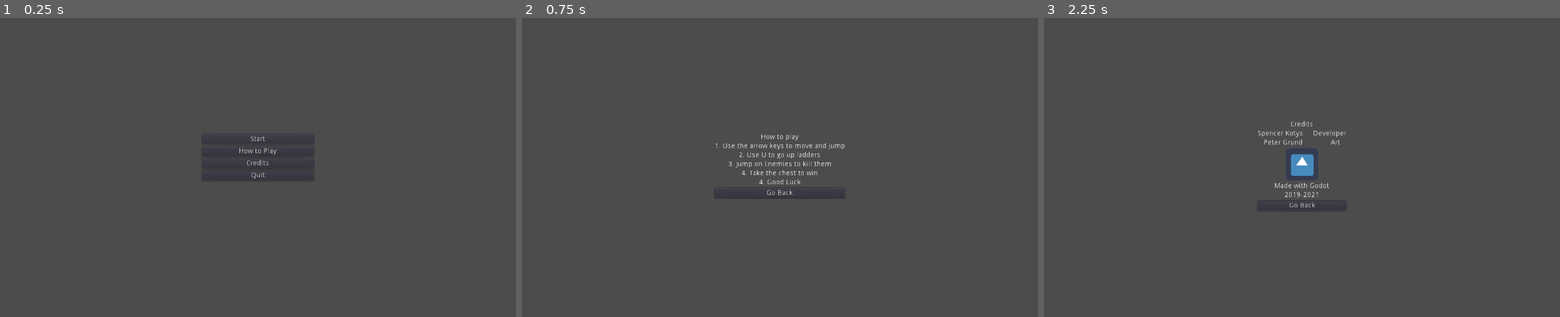
Above: before the commit, frames 1-3 (left to right).
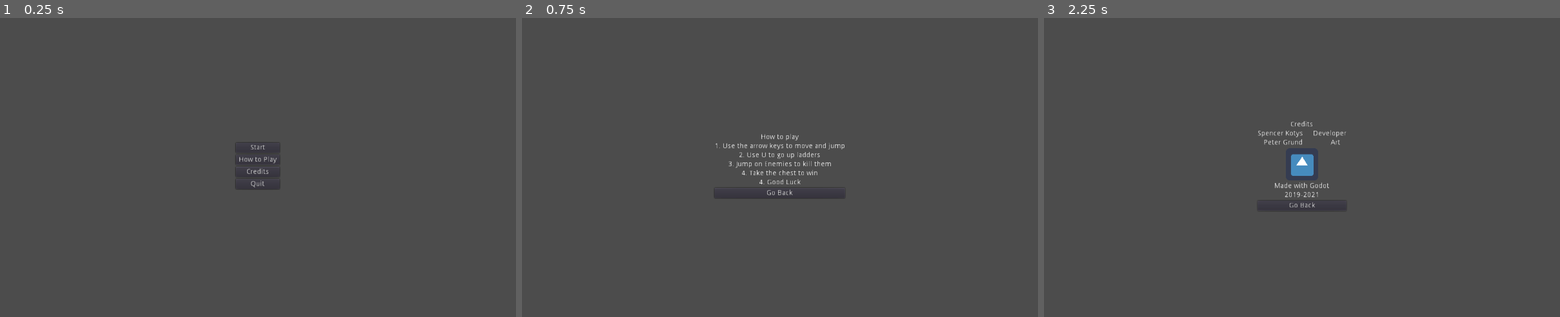
Above: after the commit, the same moments.

Repository: Spencer-Kotys/Wilson
Game: Godot game, scene res://StartMenu.tscn
Same seed, same stepped clock (60 frames per second), same inputs: the game is played once before the commit and once after it. The engine's default icon, where the game draws it, is replaced by a stand-in: a white triangle on a blue panel in a dark square.
Inputs:
- Up to frame 1 (0.25 s): no input
- Up to frame 2 (0.75 s): click "How to Play" at 0.5 s
- Up to frame 3 (2.25 s): click "Go Back" at 1.25 s; click "Credits" at 2 s

The runs differ from the first frame. In frame 1, 0.4% of the frame differs, in the area x 39-61%, y 39-58%; in frame 2, nothing differs; in frame 3, nothing differs.

Commit message:
Centering start

Diff:
--- a/Godot/StartMenu.tscn
+++ b/Godot/StartMenu.tscn
@@ -3,46 +3,47 @@
 [ext_resource path="res://StartMenu.gd" type="Script" id=1]
 
 [node name="StartMenu" type="MarginContainer"]
-anchor_left = 0.5
-anchor_top = 0.5
-anchor_right = 0.5
-anchor_bottom = 0.5
-margin_left = -111.0
-margin_top = -63.0
-margin_right = 111.0
-margin_bottom = 63.0
+anchor_right = 1.0
+anchor_bottom = 1.0
 script = ExtResource( 1 )
 __meta__ = {
 "_edit_use_anchors_": false
 }
 
-[node name="VBoxContainer" type="VBoxContainer" parent="."]
-margin_right = 222.0
-margin_bottom = 126.0
+[node name="CenterContainer" type="CenterContainer" parent="."]
+margin_right = 1024.0
+margin_bottom = 600.0
 
-[node name="Start" type="Button" parent="VBoxContainer"]
-margin_right = 222.0
+[node name="VBoxContainer" type="VBoxContainer" parent="CenterContainer"]
+margin_left = 468.0
+margin_top = 254.0
+margin_right = 555.0
+margin_bottom = 346.0
+alignment = 1
+
+[node name="Start" type="Button" parent="CenterContainer/VBoxContainer"]
+margin_right = 87.0
 margin_bottom = 20.0
 text = "Start"
 
-[node name="How to Play" type="Button" parent="VBoxContainer"]
+[node name="How to Play" type="Button" parent="CenterContainer/VBoxContainer"]
 margin_top = 24.0
-margin_right = 222.0
+margin_right = 87.0
 margin_bottom = 44.0
 text = "How to Play"
 
-[node name="Credits" type="Button" parent="VBoxContainer"]
+[node name="Credits" type="Button" parent="CenterContainer/VBoxContainer"]
 margin_top = 48.0
-margin_right = 222.0
+margin_right = 87.0
 margin_bottom = 68.0
 text = "Credits"
 
-[node name="Quit" type="Button" parent="VBoxContainer"]
+[node name="Quit" type="Button" parent="CenterContainer/VBoxContainer"]
 margin_top = 72.0
-margin_right = 222.0
+margin_right = 87.0
 margin_bottom = 92.0
 text = "Quit"
-[connection signal="pressed" from="VBoxContainer/Start" to="." method="_on_Start_pressed"]
-[connection signal="pressed" from="VBoxContainer/How to Play" to="." method="_on_How_to_Play_pressed"]
-[connection signal="pressed" from="VBoxContainer/Credits" to="." method="_on_Credits_pressed"]
-[connection signal="pressed" from="VBoxContainer/Quit" to="." method="_on_Quit_pressed"]
+[connection signal="pressed" from="CenterContainer/VBoxContainer/Start" to="." method="_on_Start_pressed"]
+[connection signal="pressed" from="CenterContainer/VBoxContainer/How to Play" to="." method="_on_How_to_Play_pressed"]
+[connection signal="pressed" from="CenterContainer/VBoxContainer/Credits" to="." method="_on_Credits_pressed"]
+[connection signal="pressed" from="CenterContainer/VBoxContainer/Quit" to="." method="_on_Quit_pressed"]
